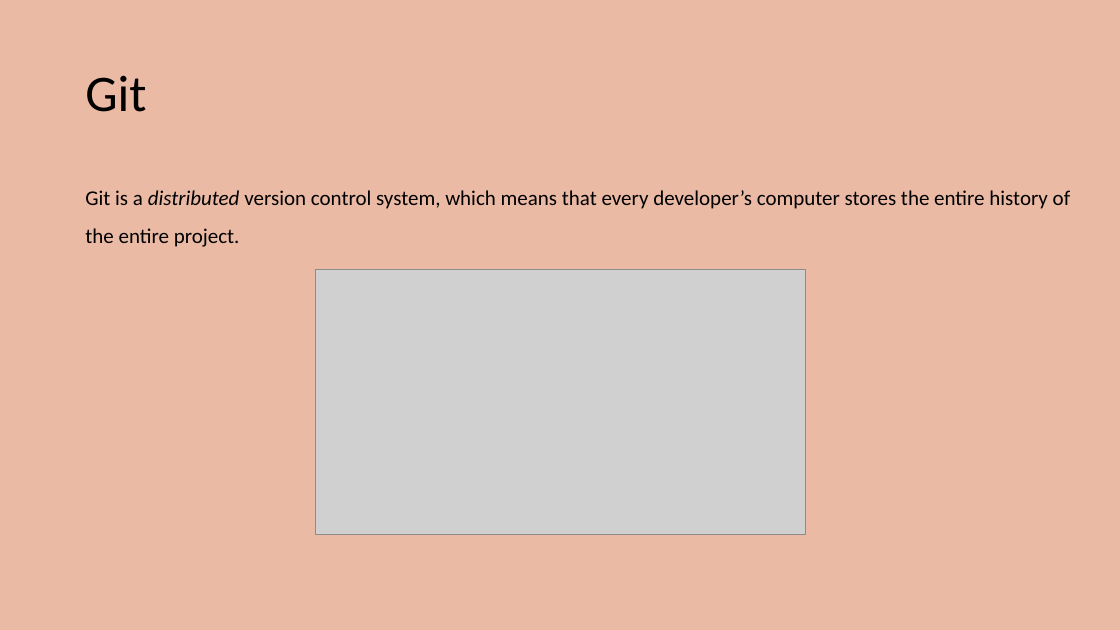
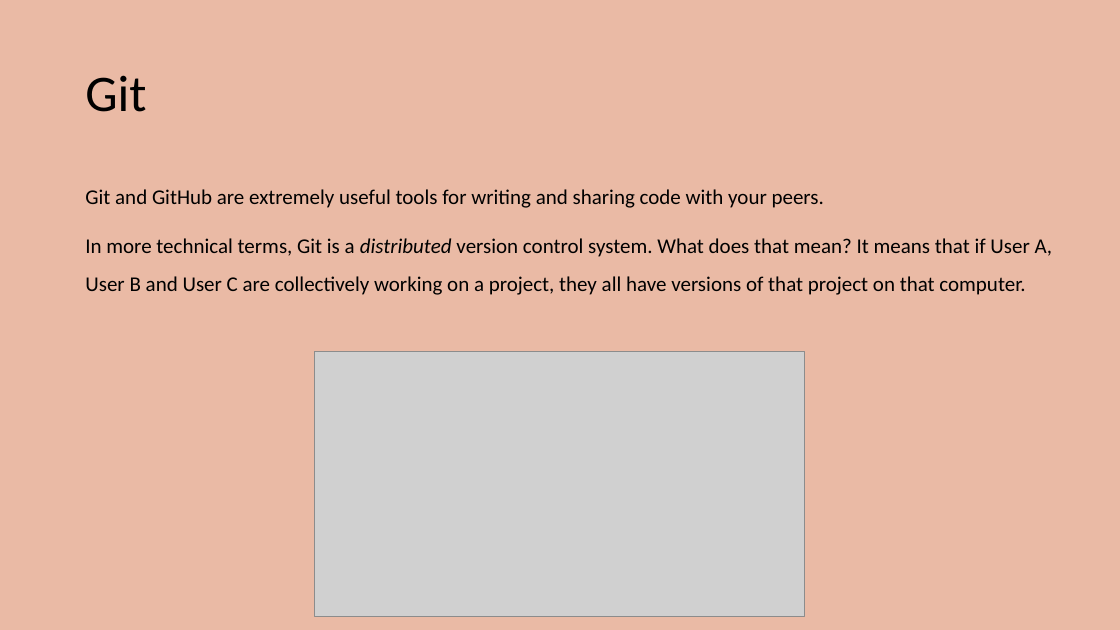
Before and after one commit to 10ay/ULAB_Notes, a slide deck: slide 6 of Lecture 1/Lecture 1 Presentation.pptx. Drawn at 1120x630 pixels with LibreOffice and Linux fonts; fonts in the diff are those of the drawing; grey boxes stand for pictures. Boxes give left, top, right and bottom in pixels: in the first picture for what was removed or moved away, otherwise in the second. Text is boxed around its words. In the diff, an @@ line names an element or a change of style, - is before the commit and + after.

```diff
--- a/Lecture 1/Lecture 1 Presentation.pptx
+++ b/Lecture 1/Lecture 1 Presentation.pptx
@@ text at [85,189,1053,295]: text changed @@
-Git is a distributed version control system, which means that every developer’s computer stores the entire history of the entire project.
+Git and GitHub are extremely useful tools for writing and sharing code with your peers.
+In more technical terms, Git is a distributed version control system. What does that mean? It means that if User A, User B and User C are collectively working on a project, they all have versions of that project on that computer.
@@ picture: place and size @@
-picture at [316,269,806,534]
+picture at [315,351,805,617]
```
Also in this commit, not shown: 2 other slides changed, 2 other files.
